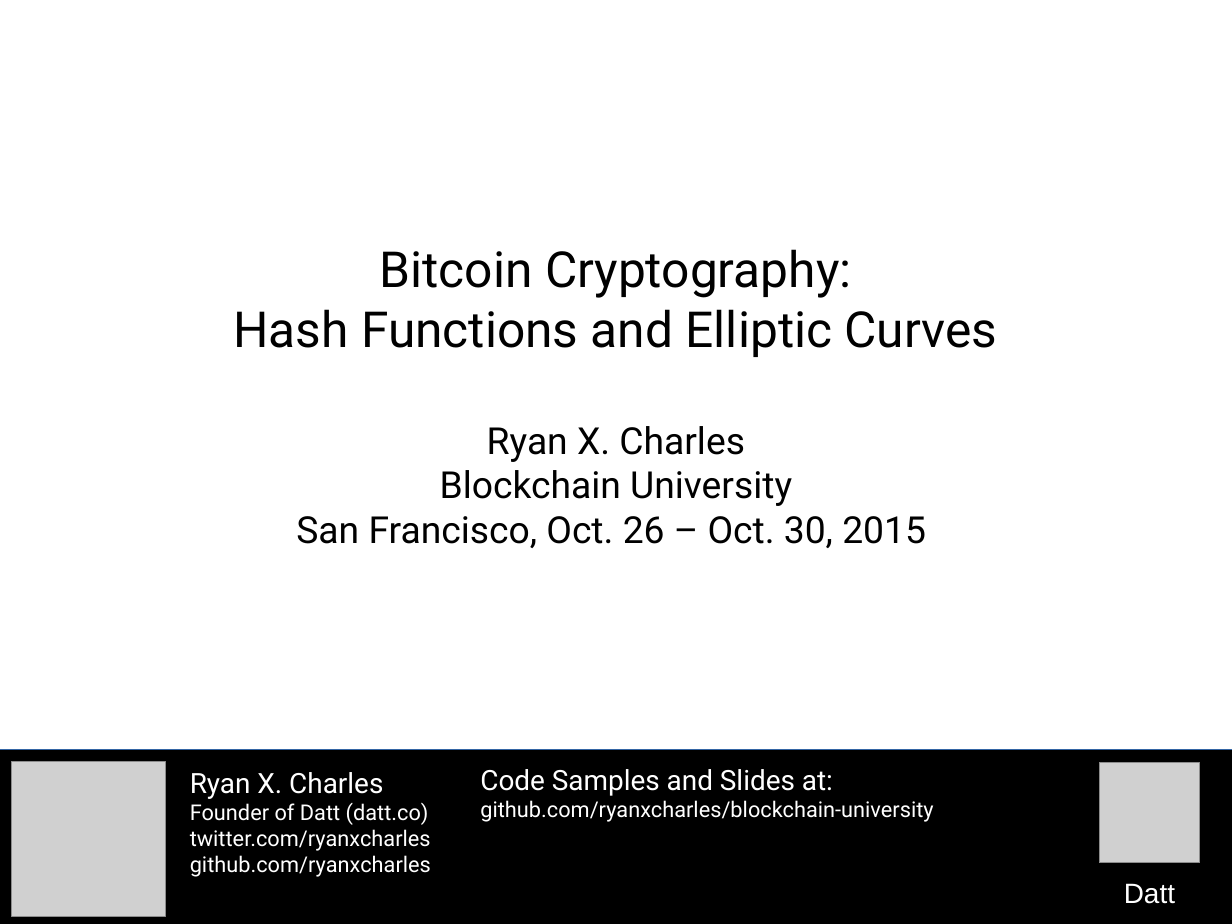
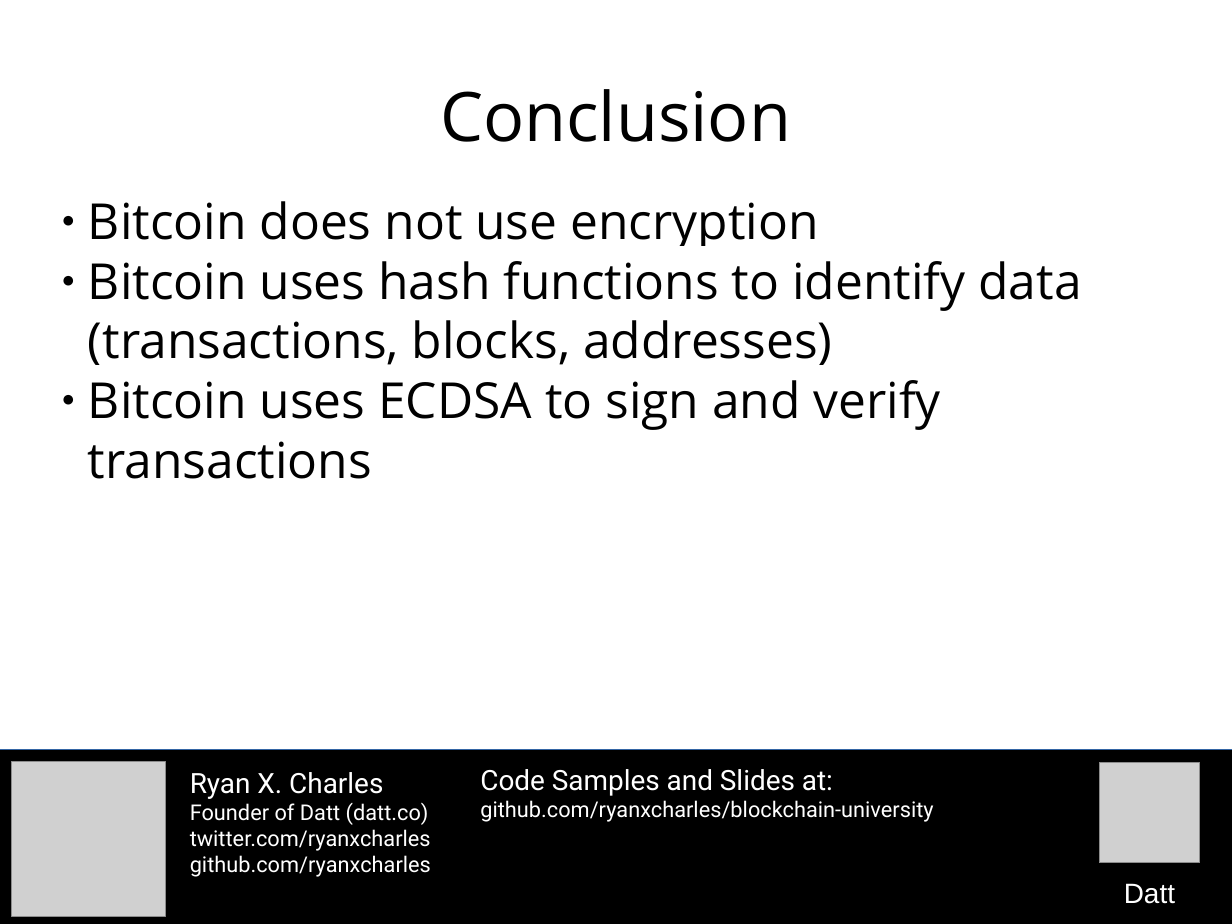
Before and after one commit to camelash/blockchain-university, a slide deck: slide 28 of slides/2015-10-26-bitcoin-cryptography.odp (slide 2 before the commit). Drawn at 1232x924 pixels with LibreOffice and Linux fonts; fonts in the diff are those of the drawing; grey boxes stand for pictures. Boxes give left, top, right and bottom in pixels: in the first picture for what was removed or moved away, otherwise in the second. Text is boxed around its words. In the diff, an @@ line names an element or a change of style, - is before the commit and + after.

```diff
--- a/slides/2015-10-26-bitcoin-cryptography.odp
+++ b/slides/2015-10-26-bitcoin-cryptography.odp
@@ title added at box(440, 89, 791, 142), 44 pt, text #000000 @@
+Conclusion
@@ subtitle added at box(88, 201, 1081, 479), 32 pt, text #000000 @@
+● Bitcoin does not use encryption
+● Bitcoin uses hash functions to identify data (transactions, blocks, addresses)
+● Bitcoin uses ECDSA to sign and verify transactions
@@ subtitle removed at box(233, 249, 998, 548) @@
-Bitcoin Cryptography:
-Hash Functions and Elliptic Curves
-Ryan X. Charles
-Blockchain University
-San Francisco, Oct. 26 – Oct. 30, 2015
```
Also in this commit, not shown: 9 other slides changed, 7 slides added, 3 other files.
